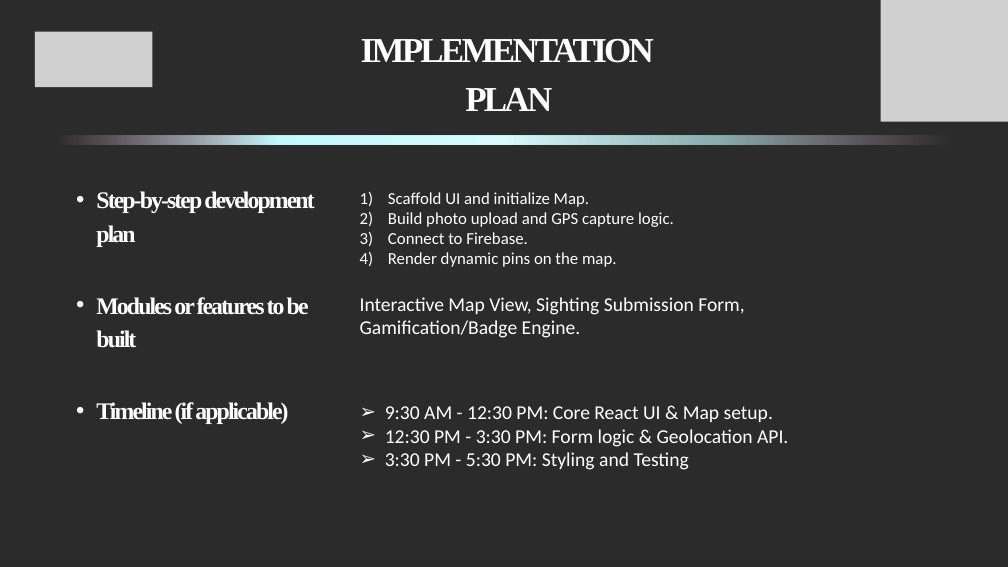
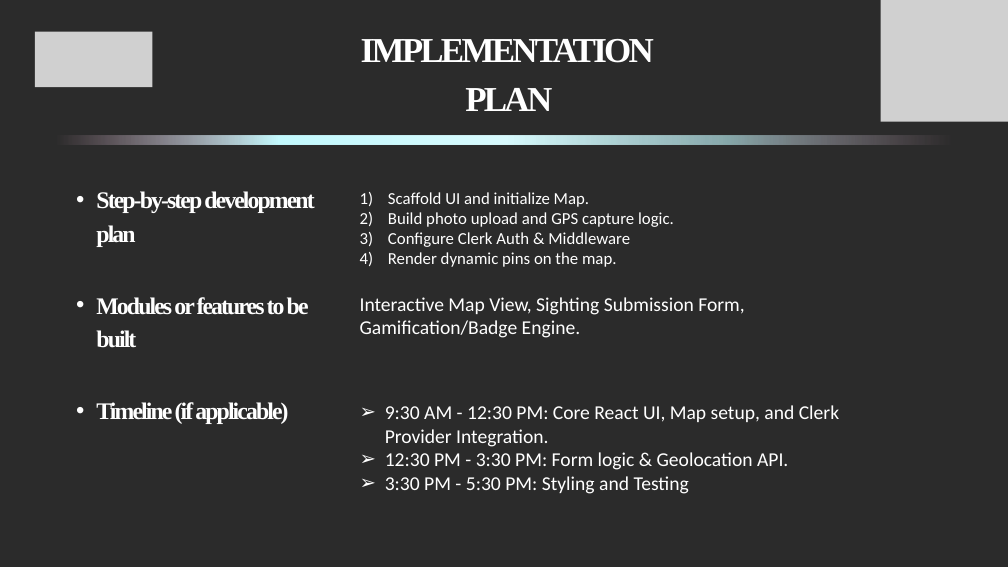
Before and after one commit to Amazingdude1525/BioDex, a slide deck: slide 8 of PPT - Debug Duo.pptx. Drawn at 1008x567 pixels with LibreOffice and Linux fonts; fonts in the diff are those of the drawing; grey boxes stand for pictures; background and template pictures are left out; a plain dark background stands for a picture behind light text. Boxes give left, top, right and bottom in pixels: in the first picture for what was removed or moved away, otherwise in the second. Text is boxed around its words. In the diff, an @@ line names an element or a change of style, - is before the commit and + after.

```diff
--- a/PPT - Debug Duo.pptx
+++ b/PPT - Debug Duo.pptx
@@ text at (388, 232, 630, 247): text changed @@
-3) Connect to Firebase.
+3) Configure Clerk Auth & Middleware
@@ text at (385, 405, 839, 447): text changed @@
-➢ 9:30 AM - 12:30 PM: Core React UI & Map setup.
+➢ 9:30 AM - 12:30 PM: Core React UI, Map setup, and Clerk Provider Integration.
```
Also in this commit, not shown: 5 other slides changed.
